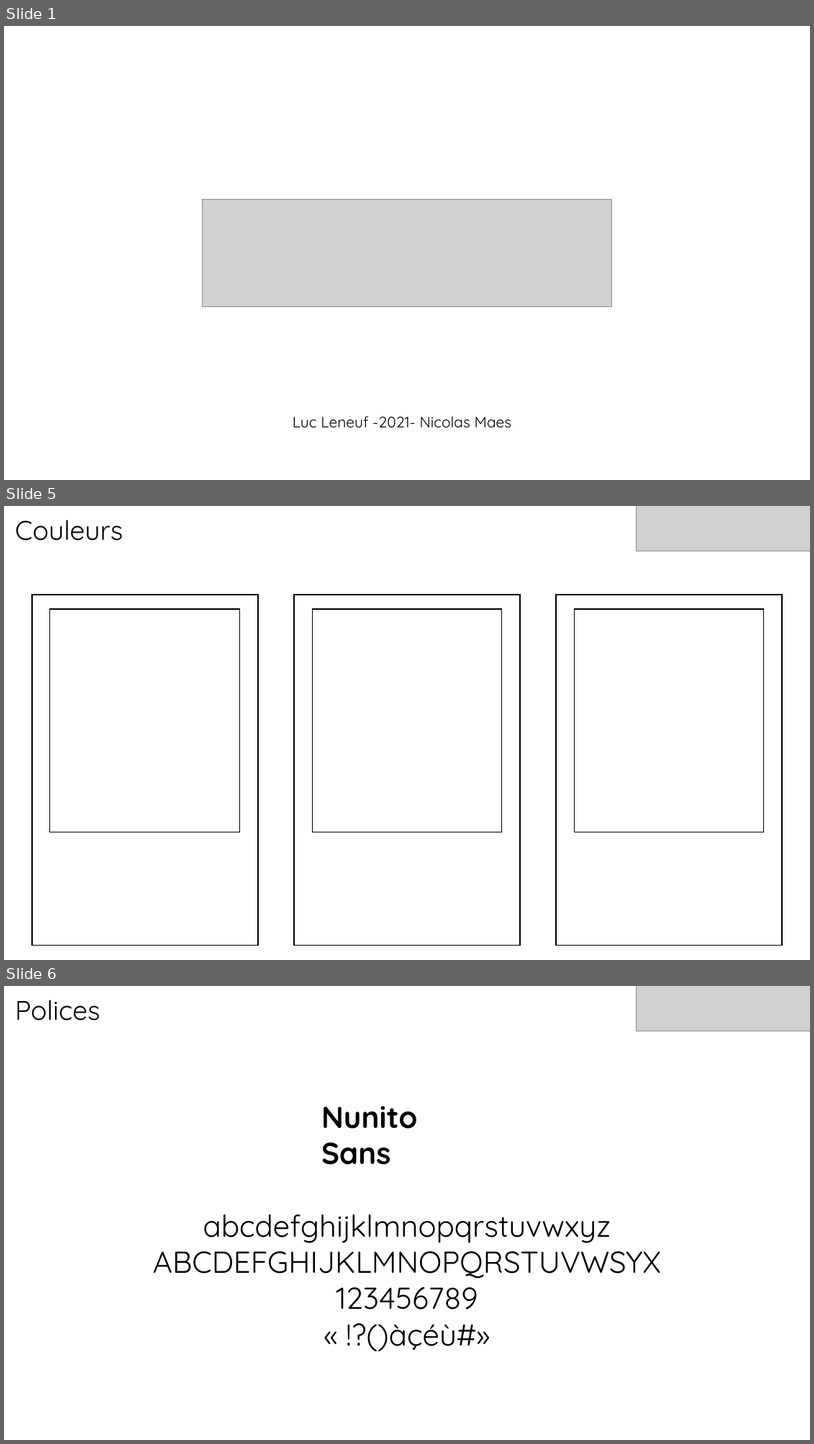
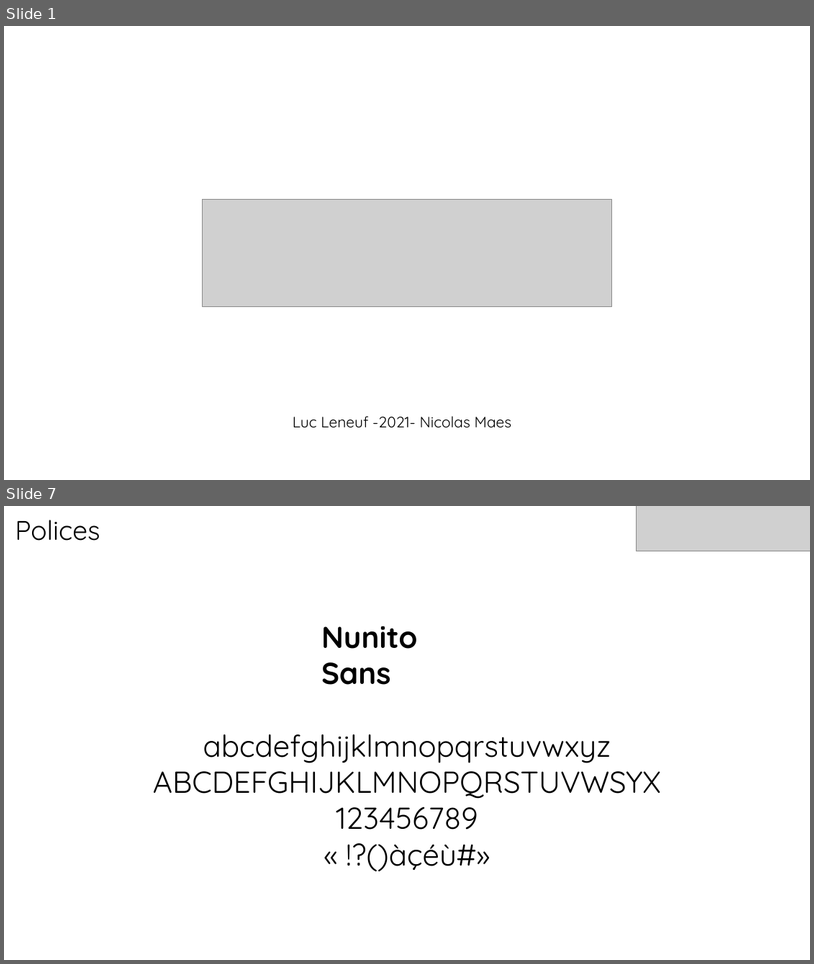
Before and after one commit to Nicolasmaes/unseen, a slide deck: dossier de conception.pptx. Shown one above the other, each under a label of ours: slides 1, 5 and 6 before the commit, slides 1 and 7 after it; the slides between them are not shown. The pictures are 814x1444 and 814x964 pixels, drawn with LibreOffice and Linux fonts; fonts in the diff are those of the drawing; grey boxes stand for pictures. Boxes give left, top, right and bottom in pixels: in the first picture for what was removed or moved away, otherwise in the second. Text is boxed around its words. In the diff, an @@ line names an element or a change of style, - is before the commit and + after.

```diff
--- a/dossier de conception.pptx
+++ b/dossier de conception.pptx
@@ slide 5 removed at (x1=4, y1=506, x2=810, y2=960), background #FFFFFF @@
@@ text removed at (x1=15, y1=520, x2=123, y2=541) @@
-Couleurs
@@ picture removed at (x1=637, y1=506, x2=810, y2=551) @@
@@ rectangle removed at (x1=32, y1=595, x2=258, y2=945) @@
@@ rectangle removed at (x1=50, y1=609, x2=240, y2=832) @@
@@ rectangle removed at (x1=294, y1=595, x2=521, y2=945) @@
@@ rectangle removed at (x1=313, y1=609, x2=502, y2=832) @@
@@ rectangle removed at (x1=556, y1=595, x2=782, y2=945) @@
@@ rectangle removed at (x1=574, y1=609, x2=764, y2=832) @@
@@ what was slide 6 is now slide 7 @@
```
Also in this commit, not shown: 2 slides changed, 3 slides added, 1 other slide removed, 28 other files.
